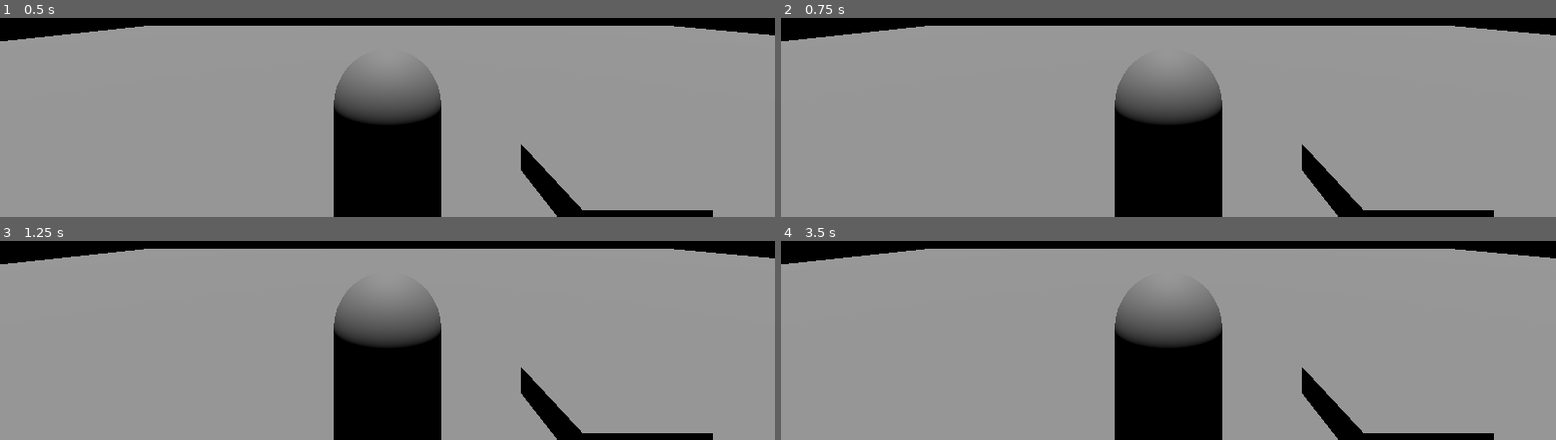
Above: before the commit, frames 1-4 (two rows, left to right).
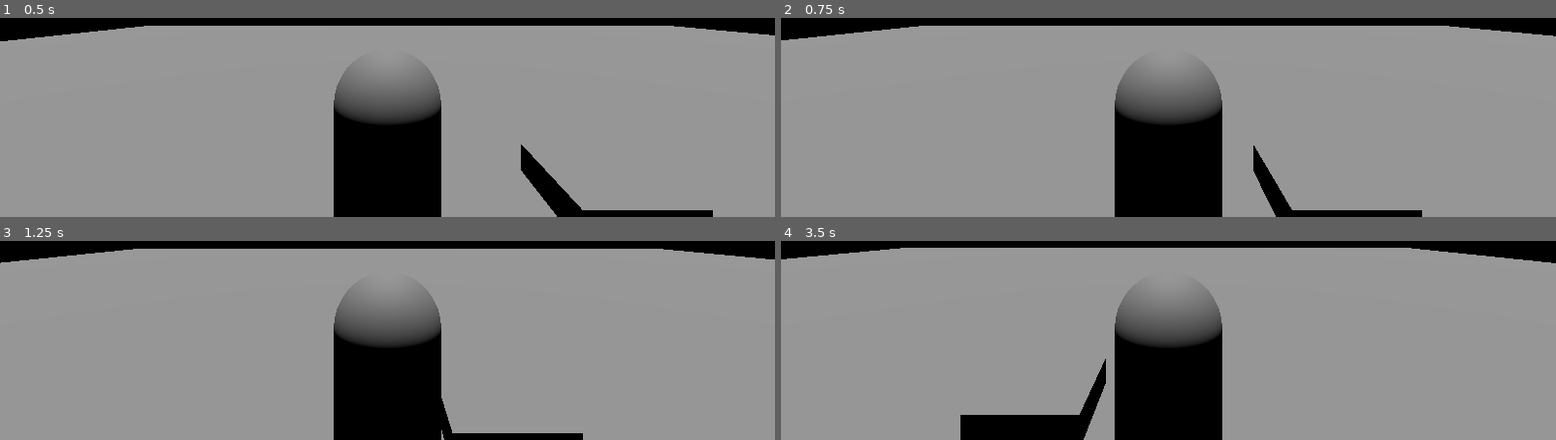
Above: after the commit, the same moments.

Repository: Sprotex/ludum-dare-54
Game: Godot game, scene res://level.tscn
The game is run twice, just before and just after one commit, with the same random seed, the same clock (stepped at 60 frames per second) and the same inputs.
Inputs:
- Up to frame 1 (0.5 s): no input
- Up to frame 2 (0.75 s): tap Enter at 0.5 s; hold D (move_right, bound only after the commit) from 0.53 s (still down)
- Up to frame 3 (1.25 s): keep holding D (move_right, bound only after the commit)
- Up to frame 4 (3.5 s): tap Space at 1.25 s; release D (move_right, bound only after the commit) at 1.28 s; hold S (move_backward, bound only after the commit) 1.28-2.03 s; hold D (move_right, bound only after the commit) 2.03-2.78 s; hold W (move_forward, bound only after the commit) from 2.78 s (still down)

Frame 1 is identical in both runs. In frame 2, 2.2% of the frame differs, in the area x 0-100%, y 3-100%; in frame 3, 2.3%; in frame 4, 5.1%.

Commit message:
add basic player movement
remove clutter scripts
reorganize folder structure

Diff:
--- a/level.gd
+++ /dev/null
@@ -1,11 +0,0 @@
-extends Node2D
-
-
-# Called when the node enters the scene tree for the first time.
-func _ready():
-  pass # Replace with function body.
-
-
-# Called every frame. 'delta' is the elapsed time since the previous frame.
-func _process(delta):
-  pass
--- a/level.tscn
+++ b/level.tscn
@@ -1,6 +1,6 @@
 [gd_scene load_steps=7 format=3 uid="uid://bof588v2k85x1"]
 
-[ext_resource type="PackedScene" uid="uid://d222y8cfa7ept" path="res://player.tscn" id="1_6hflv"]
+[ext_resource type="PackedScene" uid="uid://d222y8cfa7ept" path="res://player/player.tscn" id="1_6hflv"]
 
 [sub_resource type="PlaneMesh" id="PlaneMesh_xrfma"]
 size = Vector2(50, 50)
--- /dev/null
+++ b/player/input_vector.gd
@@ -0,0 +1,10 @@
+extends Node
+
+class_name InputVector
+
+var vector = Vector3.ZERO
+
+
+func _process(delta: float) -> void:
+	vector.x = Input.get_axis("move_left", "move_right")
+	vector.z = -Input.get_axis("move_backward", "move_forward")
--- /dev/null
+++ b/player/movement.gd
@@ -0,0 +1,9 @@
+extends Node
+
+@export var character_body: CharacterBody3D
+@export var input_vector: InputVector
+@export var movement_speed: float = 3.0
+
+func _physics_process(delta: float) -> void:
+  var framerate_independent_movement = input_vector.vector * movement_speed * delta
+  character_body.move_and_collide(framerate_independent_movement)
--- a/player.tscn
+++ b/player/player.tscn
@@ -1,4 +1,7 @@
-[gd_scene load_steps=3 format=3 uid="uid://d222y8cfa7ept"]
+[gd_scene load_steps=5 format=3 uid="uid://d222y8cfa7ept"]
+
+[ext_resource type="Script" path="res://player/movement.gd" id="1_3k5wx"]
+[ext_resource type="Script" path="res://player/input_vector.gd" id="2_imiaq"]
 
 [sub_resource type="CapsuleMesh" id="CapsuleMesh_dhca4"]
 
@@ -16,3 +19,11 @@
 shape = SubResource("CapsuleShape3D_1mw0j")
 
 [node name="Control" type="Node" parent="."]
+
+[node name="Movement" type="Node" parent="Control" node_paths=PackedStringArray("character_body", "input_vector")]
+script = ExtResource("1_3k5wx")
+character_body = NodePath("../..")
+input_vector = NodePath("../Input Vector")
+
+[node name="Input Vector" type="Node" parent="Control"]
+script = ExtResource("2_imiaq")
--- a/project.godot
+++ b/project.godot
@@ -15,6 +15,43 @@
 config/features=PackedStringArray("4.1", "Mobile")
 config/icon="res://icon.svg"
 
+[input]
+
+move_forward={
+"deadzone": 0.5,
+"events": [Object(InputEventKey,"resource_local_to_scene":false,"resource_name":"","device":-1,"window_id":0,"alt_pressed":false,"shift_pressed":false,"ctrl_pressed":false,"meta_pressed":false,"pressed":false,"keycode":0,"physical_keycode":87,"key_label":0,"unicode":119,"echo":false,"script":null)
+, Object(InputEventKey,"resource_local_to_scene":false,"resource_name":"","device":-1,"window_id":0,"alt_pressed":false,"shift_pressed":false,"ctrl_pressed":false,"meta_pressed":false,"pressed":false,"keycode":0,"physical_keycode":4194320,"key_label":0,"unicode":0,"echo":false,"script":null)
+]
+}
+move_right={
+"deadzone": 0.5,
+"events": [Object(InputEventKey,"resource_local_to_scene":false,"resource_name":"","device":-1,"window_id":0,"alt_pressed":false,"shift_pressed":false,"ctrl_pressed":false,"meta_pressed":false,"pressed":false,"keycode":0,"physical_keycode":68,"key_label":0,"unicode":100,"echo":false,"script":null)
+, Object(InputEventKey,"resource_local_to_scene":false,"resource_name":"","device":-1,"window_id":0,"alt_pressed":false,"shift_pressed":false,"ctrl_pressed":false,"meta_pressed":false,"pressed":false,"keycode":0,"physical_keycode":4194321,"key_label":0,"unicode":0,"echo":false,"script":null)
+]
+}
+move_left={
+"deadzone": 0.5,
+"events": [Object(InputEventKey,"resource_local_to_scene":false,"resource_name":"","device":-1,"window_id":0,"alt_pressed":false,"shift_pressed":false,"ctrl_pressed":false,"meta_pressed":false,"pressed":false,"keycode":0,"physical_keycode":65,"key_label":0,"unicode":97,"echo":false,"script":null)
+, Object(InputEventKey,"resource_local_to_scene":false,"resource_name":"","device":-1,"window_id":0,"alt_pressed":false,"shift_pressed":false,"ctrl_pressed":false,"meta_pressed":false,"pressed":false,"keycode":0,"physical_keycode":4194319,"key_label":0,"unicode":0,"echo":false,"script":null)
+]
+}
+move_backward={
+"deadzone": 0.5,
+"events": [Object(InputEventKey,"resource_local_to_scene":false,"resource_name":"","device":-1,"window_id":0,"alt_pressed":false,"shift_pressed":false,"ctrl_pressed":false,"meta_pressed":false,"pressed":false,"keycode":0,"physical_keycode":83,"key_label":0,"unicode":115,"echo":false,"script":null)
+, Object(InputEventKey,"resource_local_to_scene":false,"resource_name":"","device":-1,"window_id":0,"alt_pressed":false,"shift_pressed":false,"ctrl_pressed":false,"meta_pressed":false,"pressed":false,"keycode":0,"physical_keycode":4194322,"key_label":0,"unicode":0,"echo":false,"script":null)
+]
+}
+jump={
+"deadzone": 0.5,
+"events": [Object(InputEventKey,"resource_local_to_scene":false,"resource_name":"","device":-1,"window_id":0,"alt_pressed":false,"shift_pressed":false,"ctrl_pressed":false,"meta_pressed":false,"pressed":false,"keycode":0,"physical_keycode":32,"key_label":0,"unicode":32,"echo":false,"script":null)
+]
+}
+shoot={
+"deadzone": 0.5,
+"events": [Object(InputEventMouseButton,"resource_local_to_scene":false,"resource_name":"","device":-1,"window_id":0,"alt_pressed":false,"shift_pressed":false,"ctrl_pressed":false,"meta_pressed":false,"button_mask":1,"position":Vector2(185, 19),"global_position":Vector2(189, 62),"factor":1.0,"button_index":1,"canceled":false,"pressed":true,"double_click":false,"script":null)
+]
+}
+
 [rendering]
 
 renderer/rendering_method="mobile"
